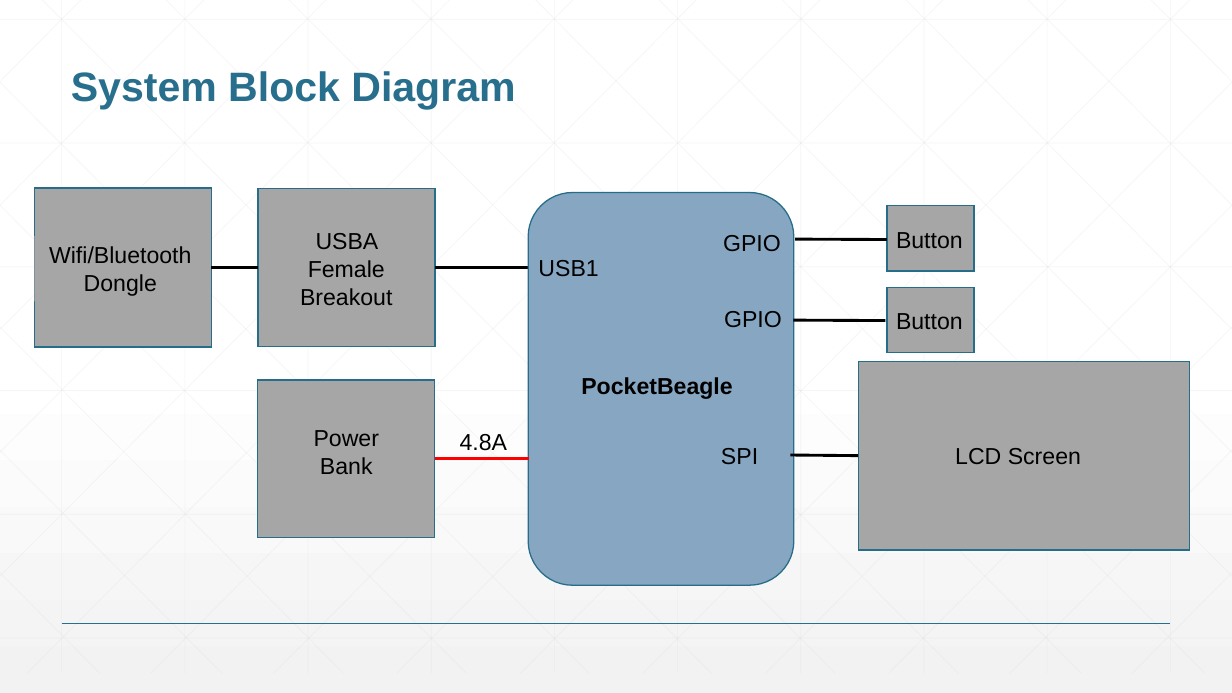
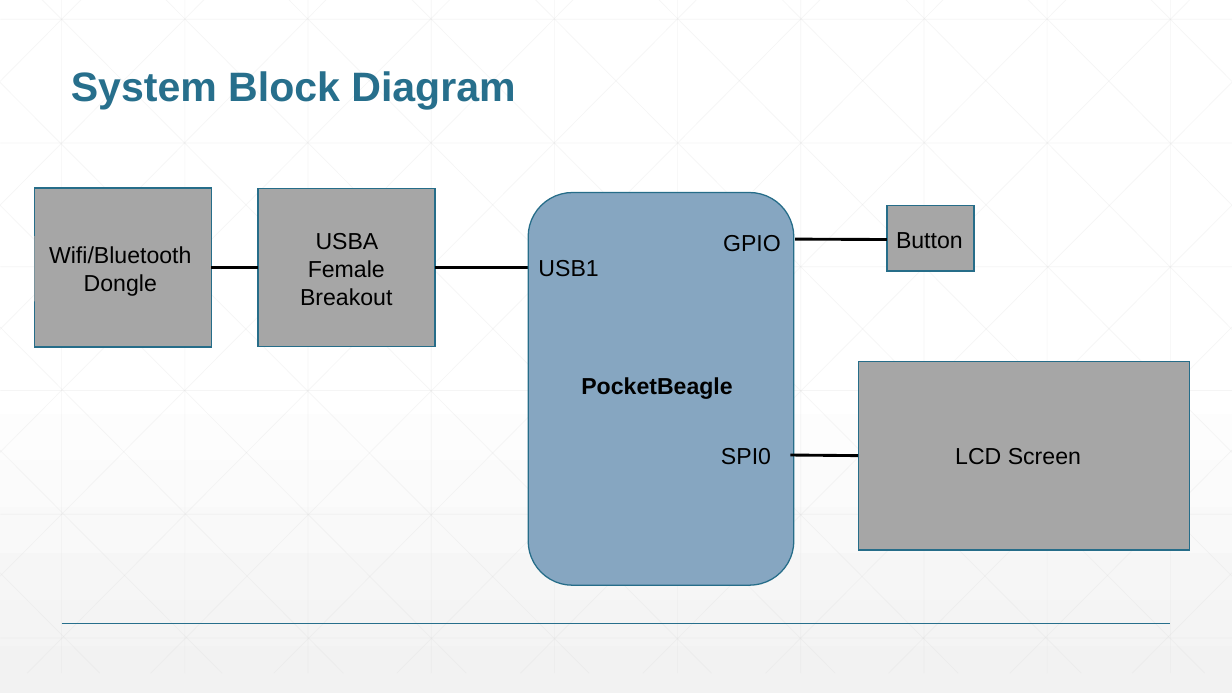
Before and after one commit to ikwon176/ENGI301, a slide deck: slide 4 of Project_01/ENGI301_Project_Proposal.pptx. Drawn at 1232x693 pixels with LibreOffice and Linux fonts; fonts in the diff are those of the drawing. Boxes give left, top, right and bottom in pixels: in the first picture for what was removed or moved away, otherwise in the second. Text is boxed around its words. In the diff, an @@ line names an element or a change of style, - is before the commit and + after.

Commit message:
Final Project Proposal (updated diagrams)

```diff
--- a/Project_01/ENGI301_Project_Proposal.pptx
+++ b/Project_01/ENGI301_Project_Proposal.pptx
@@ rectangle removed at [887, 287, 974, 353] @@
@@ text removed at [724, 311, 782, 327] @@
-GPIO
@@ line removed from (885, 321) to (794, 320) @@
@@ text removed at [896, 313, 963, 329] @@
-Button
@@ rectangle removed at [258, 380, 435, 538] @@
@@ text removed at [314, 430, 379, 474] @@
-Power Bank
@@ text removed at [460, 434, 507, 451] @@
-4.8A
@@ text at [721, 448, 771, 465]: text changed @@
-SPI
+SPI0
@@ line removed from (435, 459) to (530, 459) @@
```
Also in this commit, not shown: 1 other slide changed.
